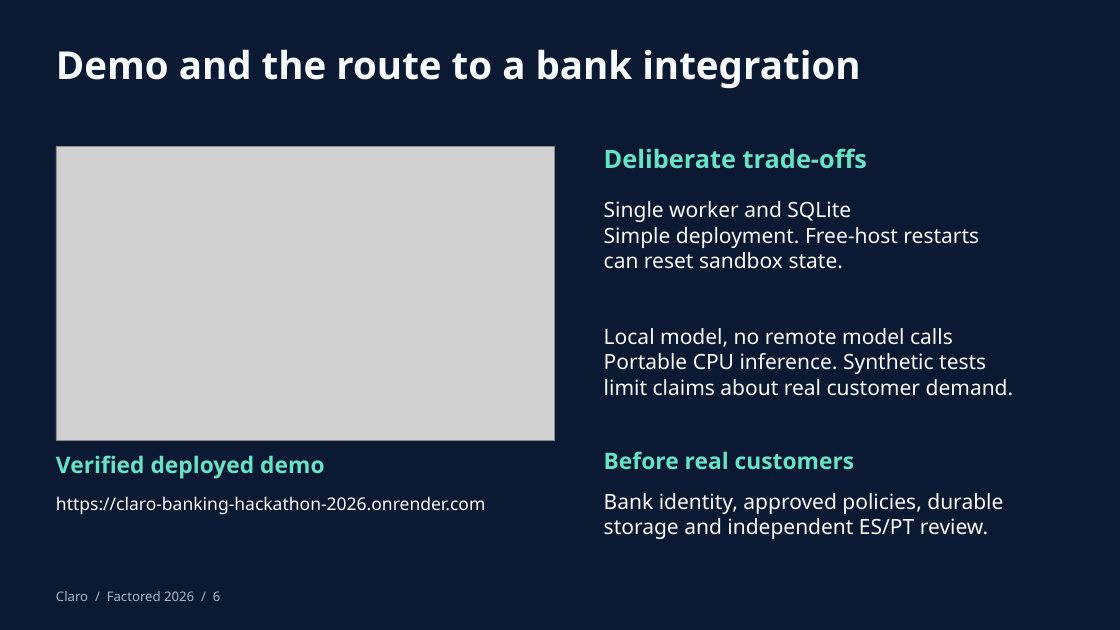
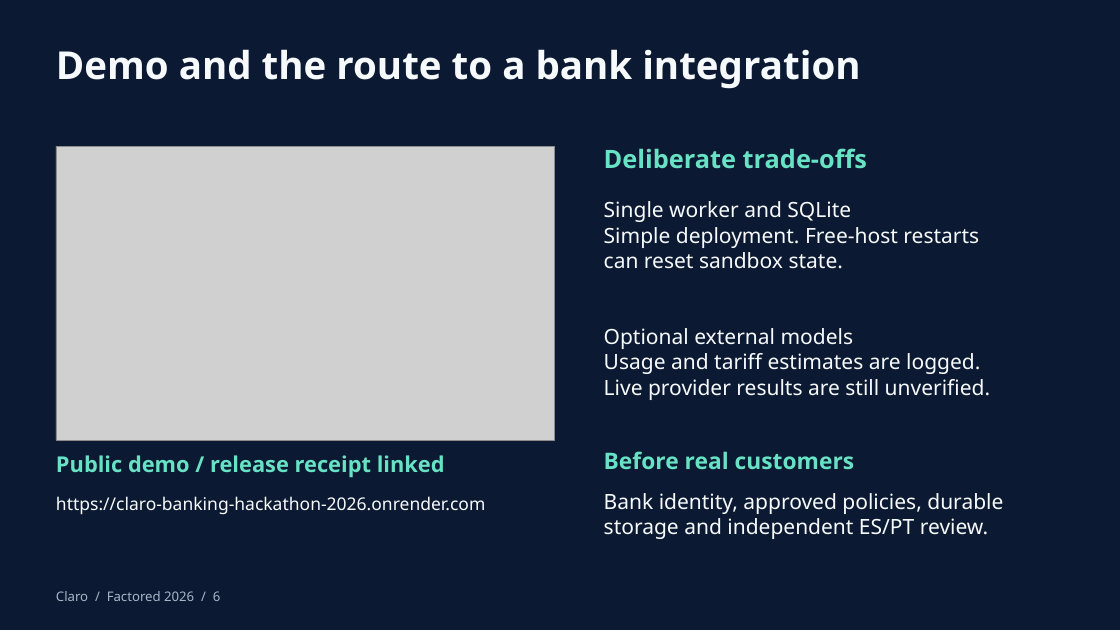
Before and after one commit to nicoceron/factored-hackathon-2026-nicoceron, a slide deck: slide 6 of submission/Claro-Hackathon-2026.pptx. Drawn at 1120x630 pixels with LibreOffice and Linux fonts; fonts in the diff are those of the drawing; grey boxes stand for pictures. Boxes give left, top, right and bottom in pixels: in the first picture for what was removed or moved away, otherwise in the second. Text is boxed around its words. In the diff, an @@ line names an element or a change of style, - is before the commit and + after.

Commit message:
docs: refresh verified presentation and case follow-up demo

```diff
--- a/submission/Claro-Hackathon-2026.pptx
+++ b/submission/Claro-Hackathon-2026.pptx
@@ text at (604,328,991,400): text changed @@
-Local model, no remote model calls
-Portable CPU inference. Synthetic tests
-limit claims about real customer demand.
+Optional external models
+Usage and tariff estimates are logged.
+Live provider results are still unverified.
@@ text at (56,455,445,478): text changed; size 19.5 to 18.8 pt @@
-Verified deployed demo
+Public demo / release receipt linked
```
Also in this commit, not shown: 3 other slides changed, 20 other files.
